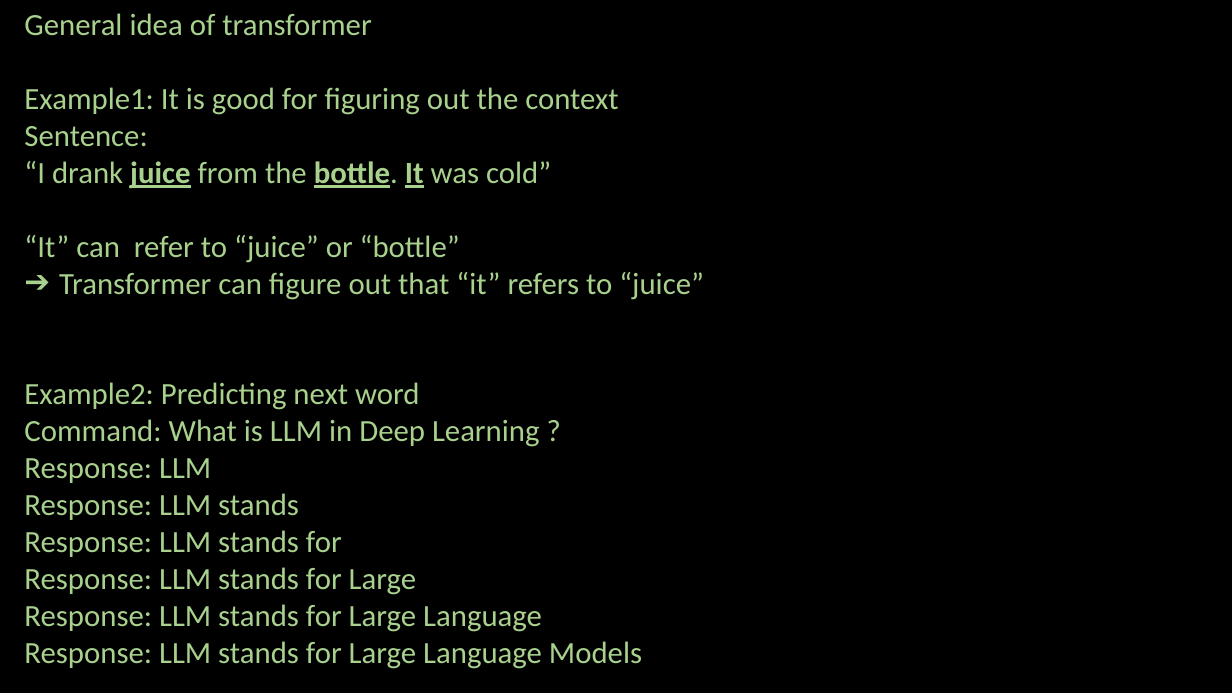
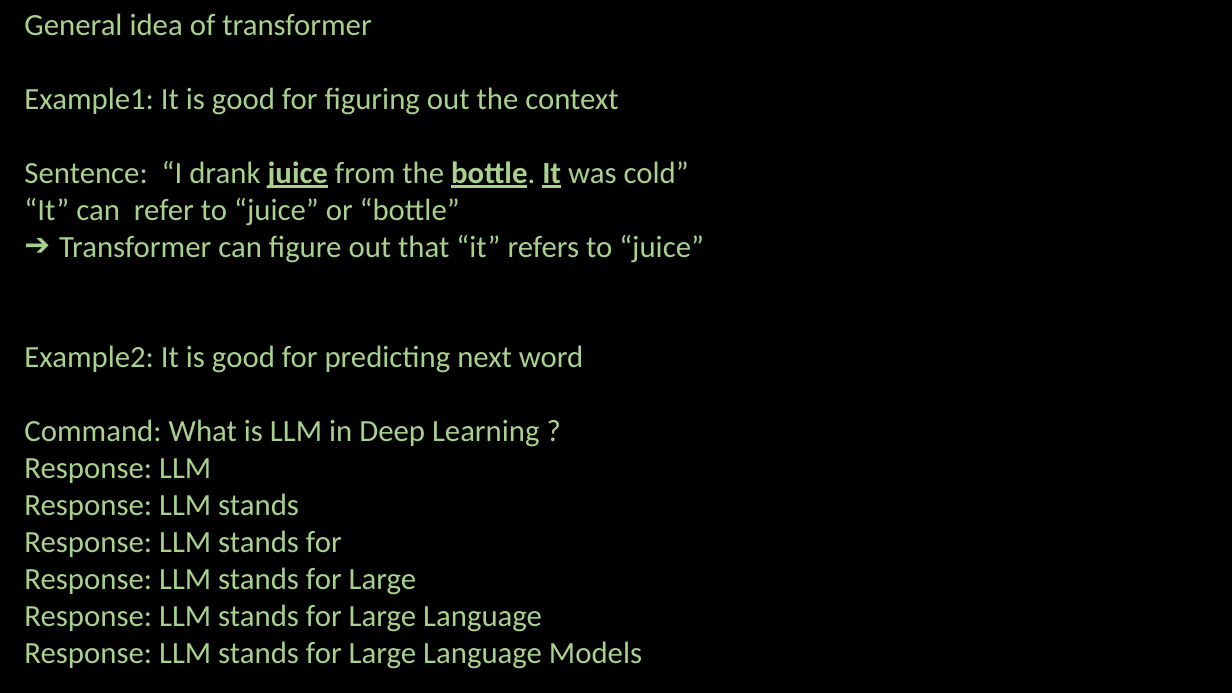
Before and after one commit to ash322ash422/youtube, a slide deck: slide 7 of deep_learning/4_transformers_deploy/modern_NLP_transformers_intro/1_transformers.pptx (slide 4 before the commit). Drawn at 1232x693 pixels with LibreOffice and Linux fonts; fonts in the diff are those of the drawing; background and template pictures are left out. Boxes give left, top, right and bottom in pixels: in the first picture for what was removed or moved away, otherwise in the second. Text is boxed around its words. In the diff, an @@ line names an element or a change of style, - is before the commit and + after.

```diff
--- a/deep_learning/4_transformers_deploy/modern_NLP_transformers_intro/1_transformers.pptx
+++ b/deep_learning/4_transformers_deploy/modern_NLP_transformers_intro/1_transformers.pptx
@@ text at [24, 161, 689, 188]: text changed @@
-Sentence:
-“I drank juice from the bottle. It was cold”
+Sentence: “I drank juice from the bottle. It was cold”
@@ text at [24, 345, 583, 373]: text changed @@
-Example2: Predicting next word
+Example2: It is good for predicting next word
```
Also in this commit, not shown: 2 other slides changed, 3 slides added, 23 other files.
